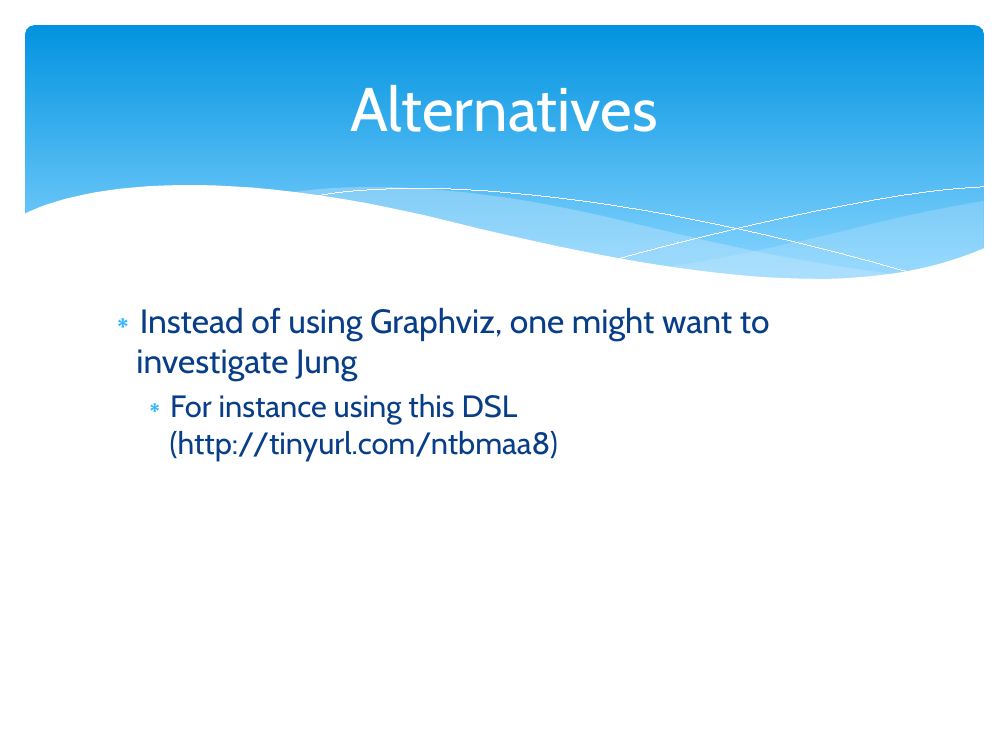
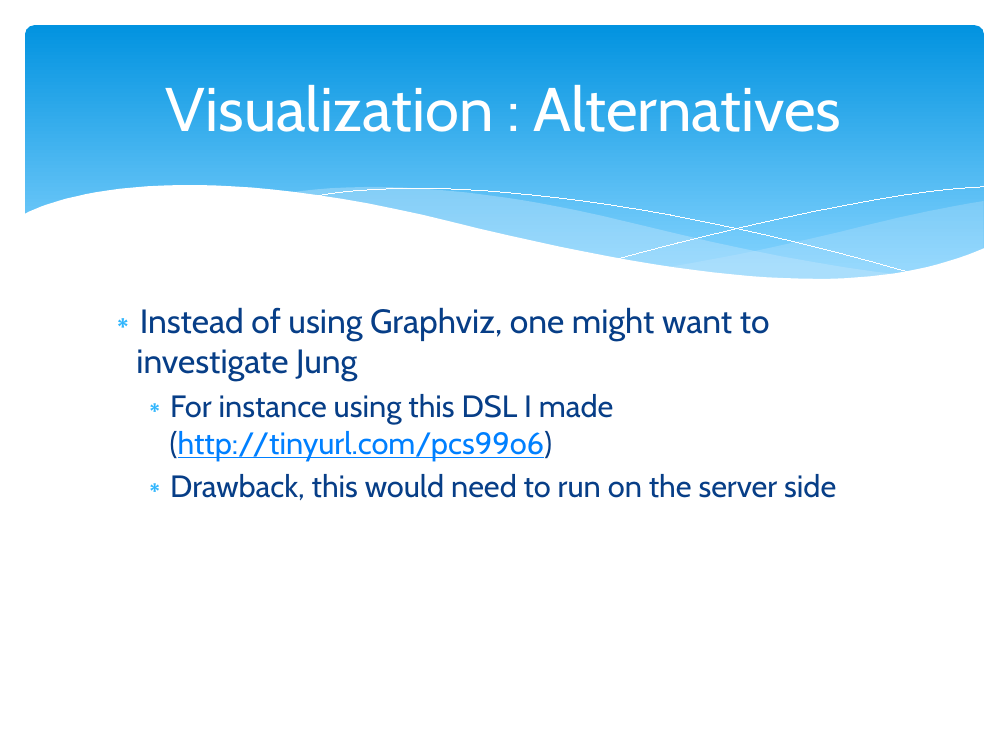
Before and after one commit to xgillard/web_alloy, a slide deck: slide 27 of documentation/GettingStarted.pptx (slide 26 before the commit). Drawn at 1008x756 pixels with LibreOffice and Linux fonts; fonts in the diff are those of the drawing. Boxes give left, top, right and bottom in pixels: in the first picture for what was removed or moved away, otherwise in the second. Text is boxed around its words. In the diff, an @@ line names an element or a change of style, - is before the commit and + after.

```diff
--- a/documentation/GettingStarted.pptx
+++ b/documentation/GettingStarted.pptx
@@ title at (x1=166, y1=85, x2=842, y2=132): text changed @@
-Alternatives
+Visualization : Alternatives
@@ text at (x1=170, y1=394, x2=836, y2=500): text changed @@
-  ∗ For instance using this DSL (http://tinyurl.com/ntbmaa8)
+  ∗ For instance using this DSL I made
+    (http://tinyurl.com/pcs99o6)
+  ∗ Drawback, this would need to run on the server side
```
Also in this commit, not shown: 1 slide added, 10 other files.
